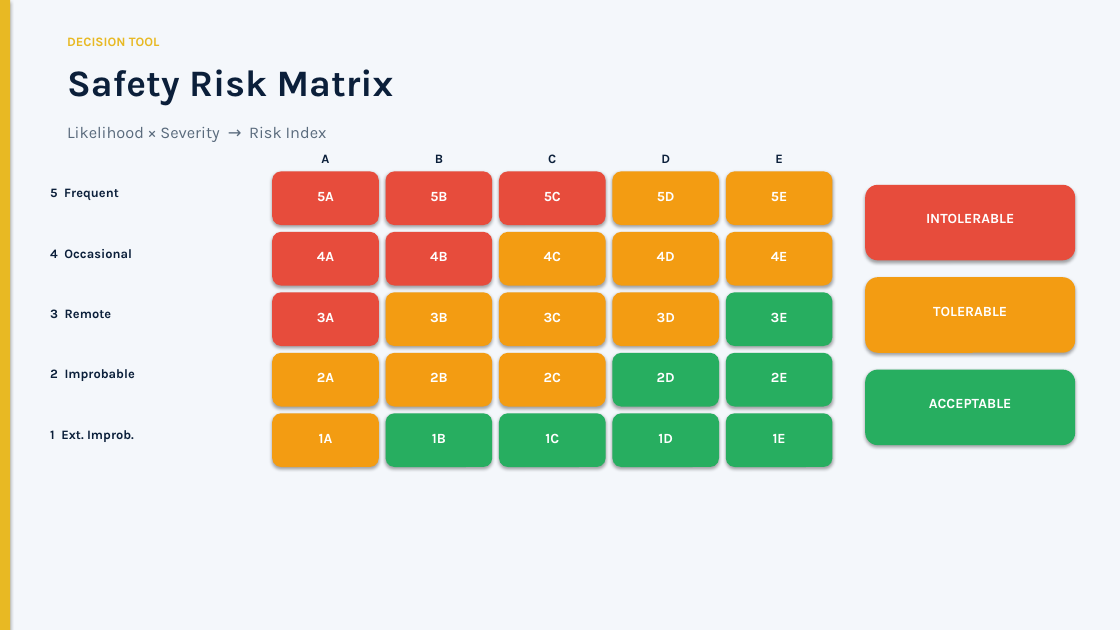
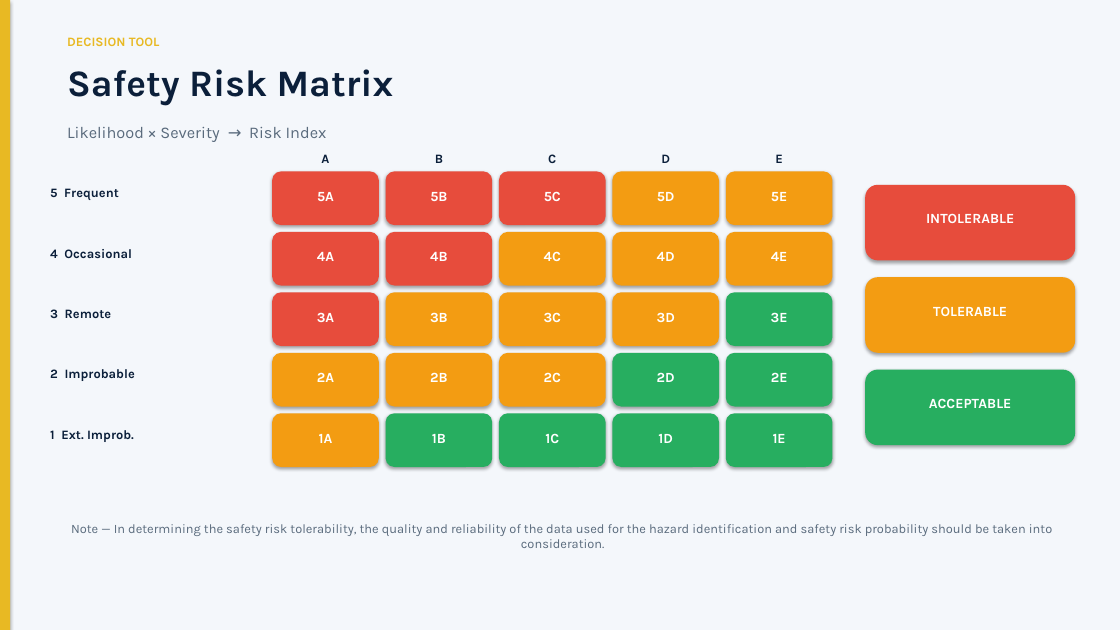
Before and after one commit to silly-beep/silly-beep, a slide deck: slide 13 of SMS_Management_Briefing.pptx. Drawn at 1120x630 pixels with LibreOffice and Linux fonts; fonts in the diff are those of the drawing. Boxes give left, top, right and bottom in pixels: in the first picture for what was removed or moved away, otherwise in the second. Text is boxed around its words. In the diff, an @@ line names an element or a change of style, - is before the commit and + after.

```diff
--- a/SMS_Management_Briefing.pptx
+++ b/SMS_Management_Briefing.pptx
@@ text added at (x1=71, y1=524, x2=1052, y2=548), 11 pt, text #5A6B7D @@
+Note — In determining the safety risk tolerability, the quality and reliability of the data used for the hazard identification and safety risk probability should be taken into consideration.
```
Also in this commit, not shown: 15 other slides changed, 1 other file.
